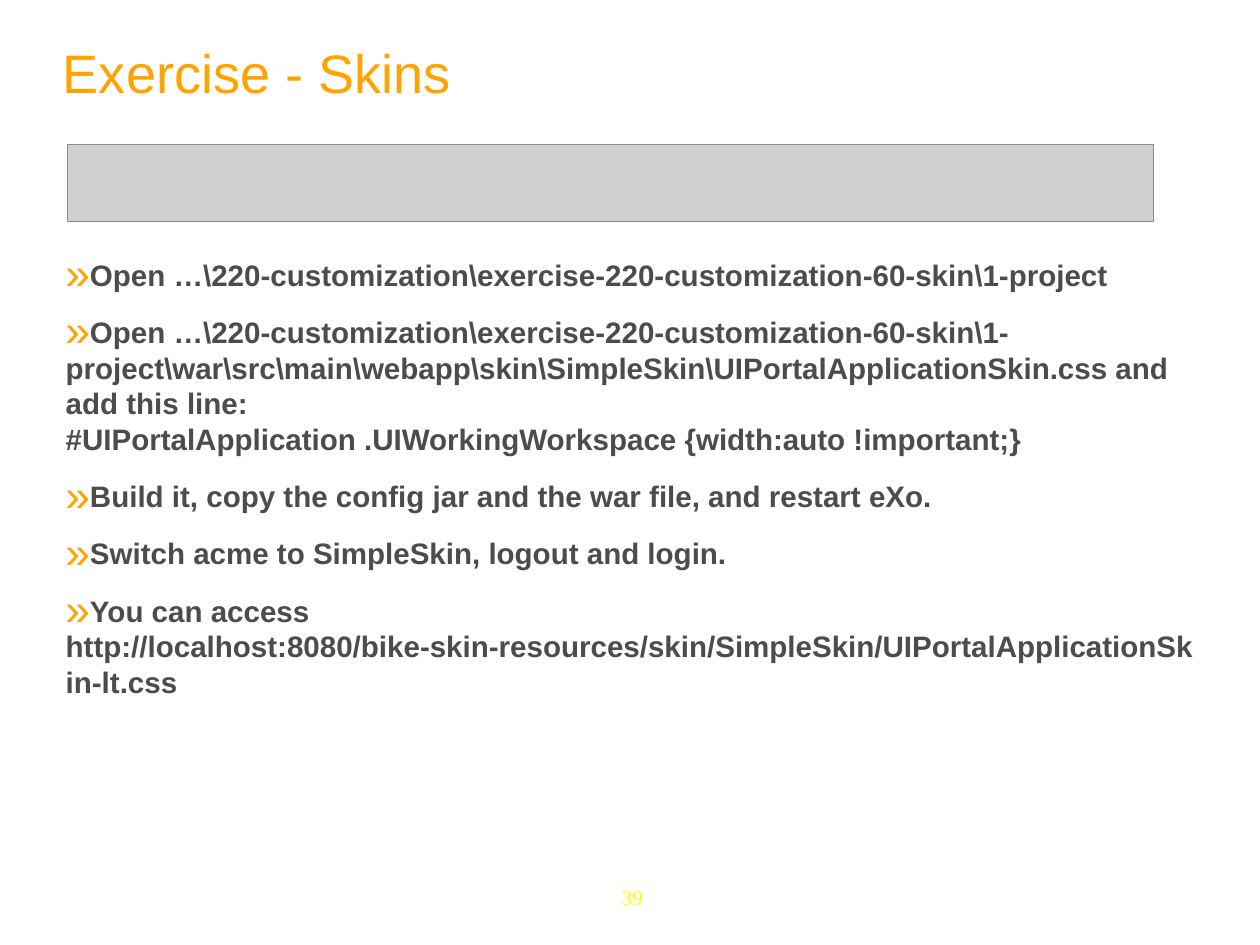
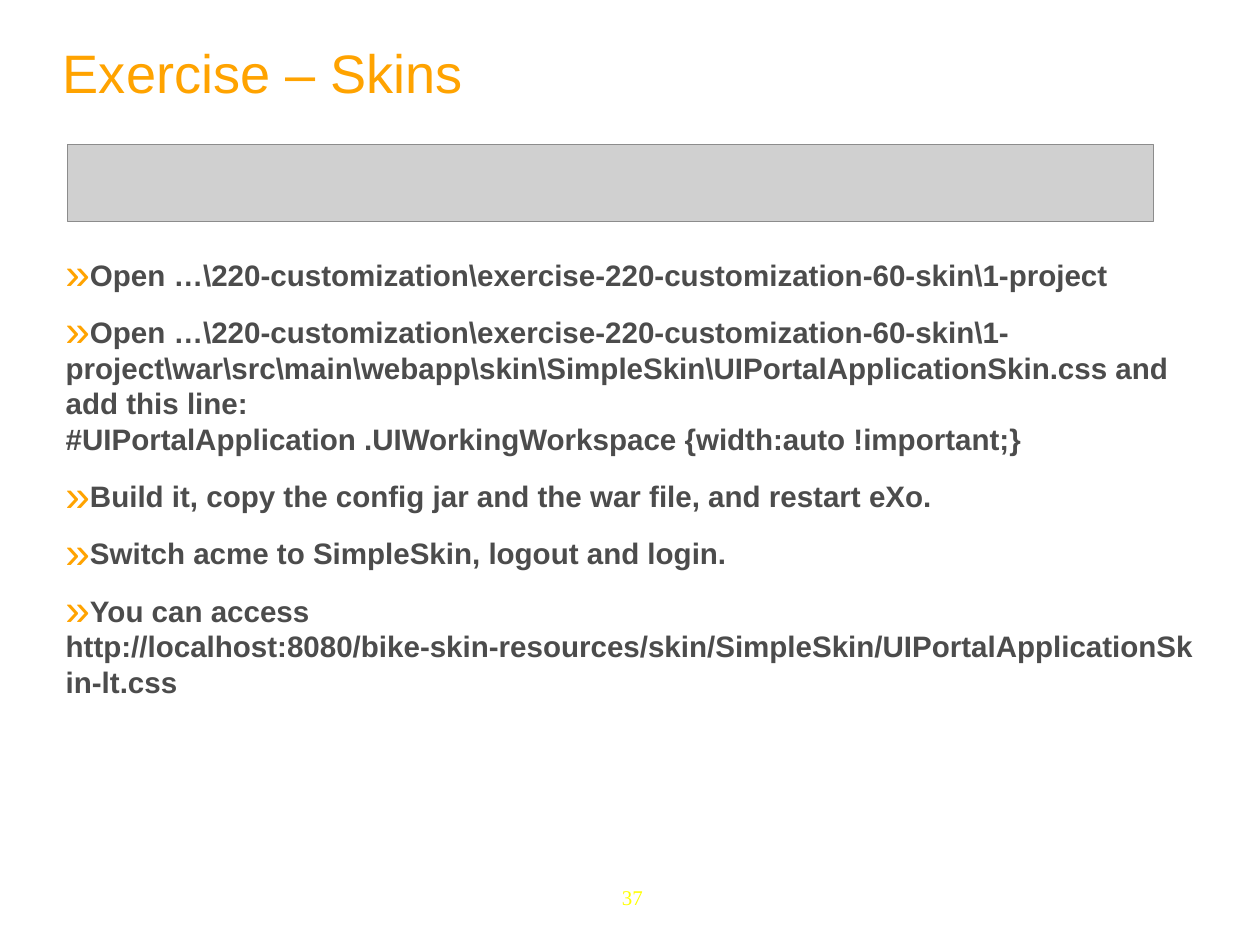
Before and after one commit to anhvurz90/training, a slide deck: slide 37 of exo-developer/220-customization/slides/220-customization-XDev-en.ppt (slide 39 before the commit). Drawn at 1260x945 pixels with LibreOffice and Linux fonts; fonts in the diff are those of the drawing; grey boxes stand for pictures; background and template pictures are left out. Boxes give left, top, right and bottom in pixels: in the first picture for what was removed or moved away, otherwise in the second. Text is boxed around its words. In the diff, an @@ line names an element or a change of style, - is before the commit and + after.

```diff
--- a/exo-developer/220-customization/slides/220-customization-XDev-en.ppt
+++ b/exo-developer/220-customization/slides/220-customization-XDev-en.ppt
@@ text at bbox=[63, 53, 463, 94]: text changed @@
-Exercise - Skins
+Exercise – Skins
@@ page number at bbox=[622, 891, 643, 906]: text changed @@
-39
+37
```
Also in this commit, not shown: 4 other slides changed.
